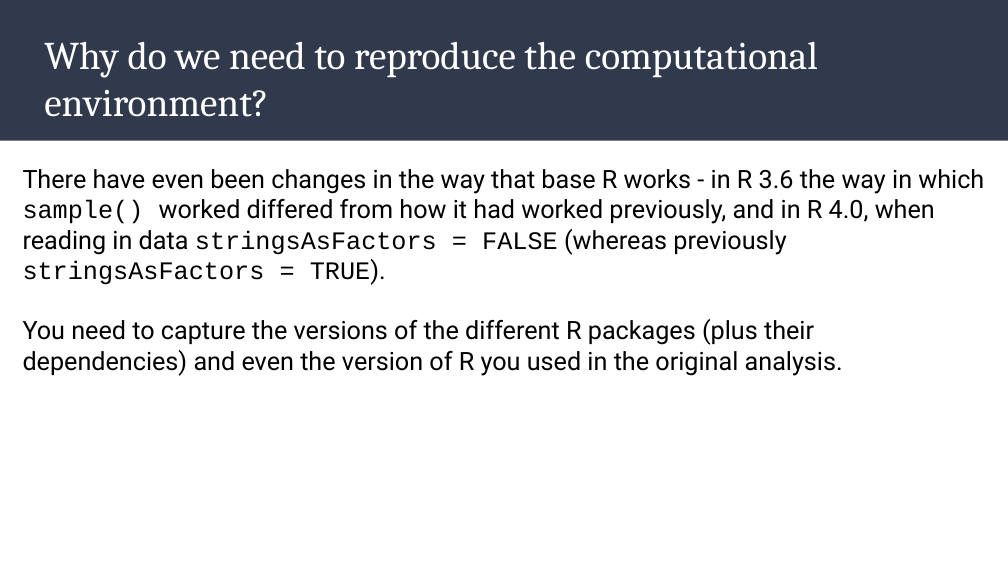
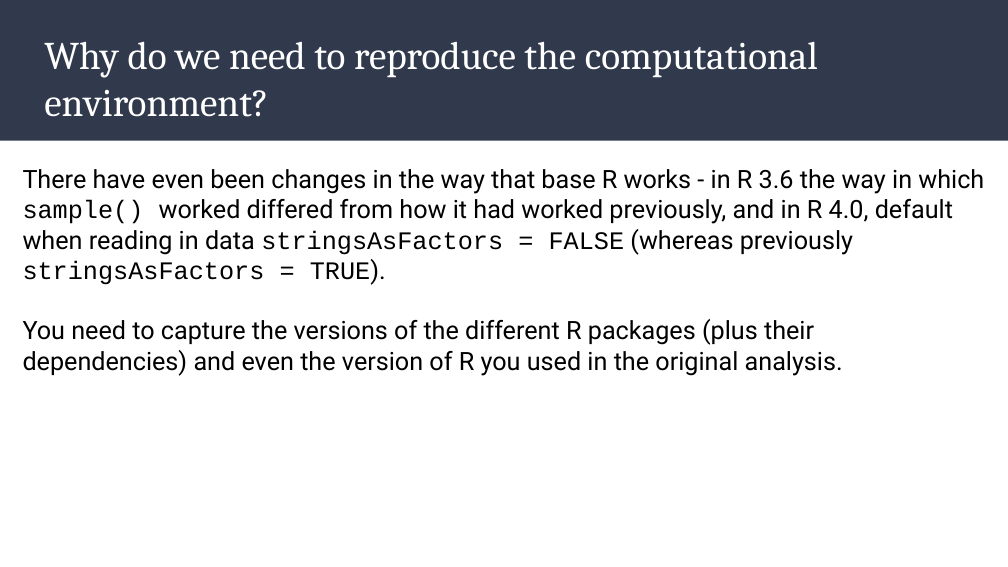
Before and after one commit to ajstewartlang/23_binder, a slide deck: slide 6 of slides/23_introduction_to_binder.odp. Drawn at 1008x567 pixels with LibreOffice and Linux fonts; fonts in the diff are those of the drawing. Boxes give left, top, right and bottom in pixels: in the first picture for what was removed or moved away, otherwise in the second. Text is boxed around its words. In the diff, an @@ line names an element or a change of style, - is before the commit and + after.

```diff
--- a/slides/23_introduction_to_binder.odp
+++ b/slides/23_introduction_to_binder.odp
@@ text at [23, 169, 984, 285]: text changed @@
-There have even been changes in the way that base R works - in R 3.6 the way in which sample() worked differed from how it had worked previously, and in R 4.0, when reading in data stringsAsFactors = FALSE (whereas previously stringsAsFactors = TRUE).
+There have even been changes in the way that base R works - in R 3.6 the way in which sample() worked differed from how it had worked previously, and in R 4.0, default when reading in data stringsAsFactors = FALSE (whereas previously stringsAsFactors = TRUE).
```
Also in this commit, not shown: 1 other slide changed, 1 other file.
